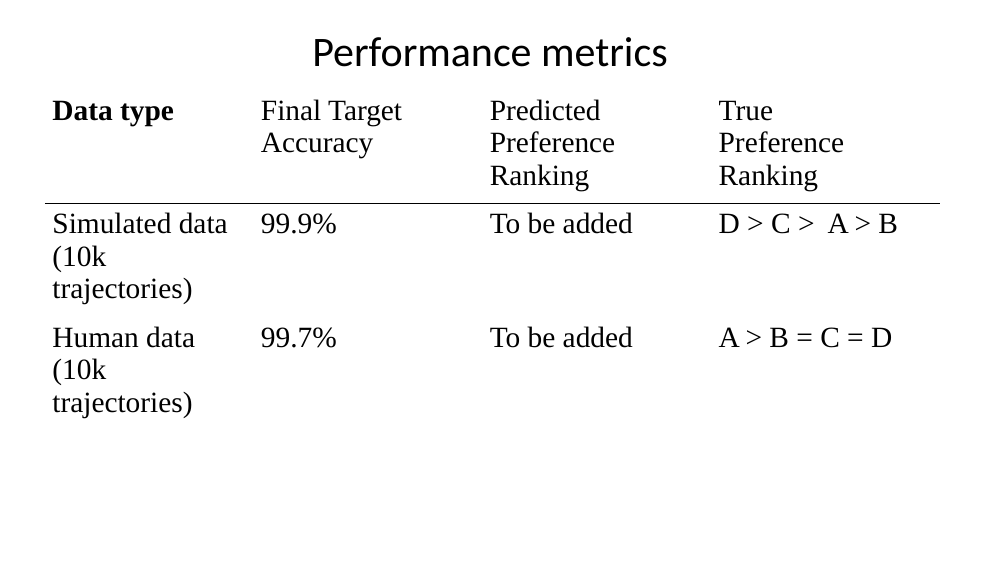
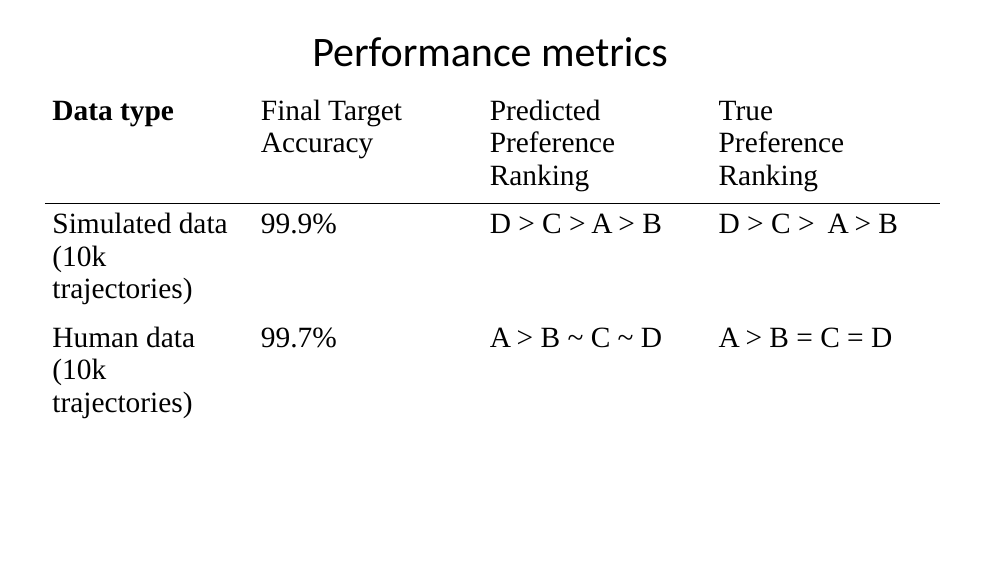
Before and after one commit to yunshiuan/tomnet-project, a slide deck: slide 18 of report/ToMNET.pptx. Drawn at 1008x567 pixels with LibreOffice and Linux fonts; fonts in the diff are those of the drawing. Boxes give left, top, right and bottom in pixels: in the first picture for what was removed or moved away, otherwise in the second. Text is boxed around its words. In the diff, an @@ line names an element or a change of style, - is before the commit and + after.

Commit message:
Update report.pptx

```diff
--- a/report/ToMNET.pptx
+++ b/report/ToMNET.pptx
@@ table at [45,90,941,422] @@
-row 2, column 3: To be added
+row 2, column 3: D > C > A > B
-row 3, column 3: To be added
+row 3, column 3: A > B ~ C ~ D
```
